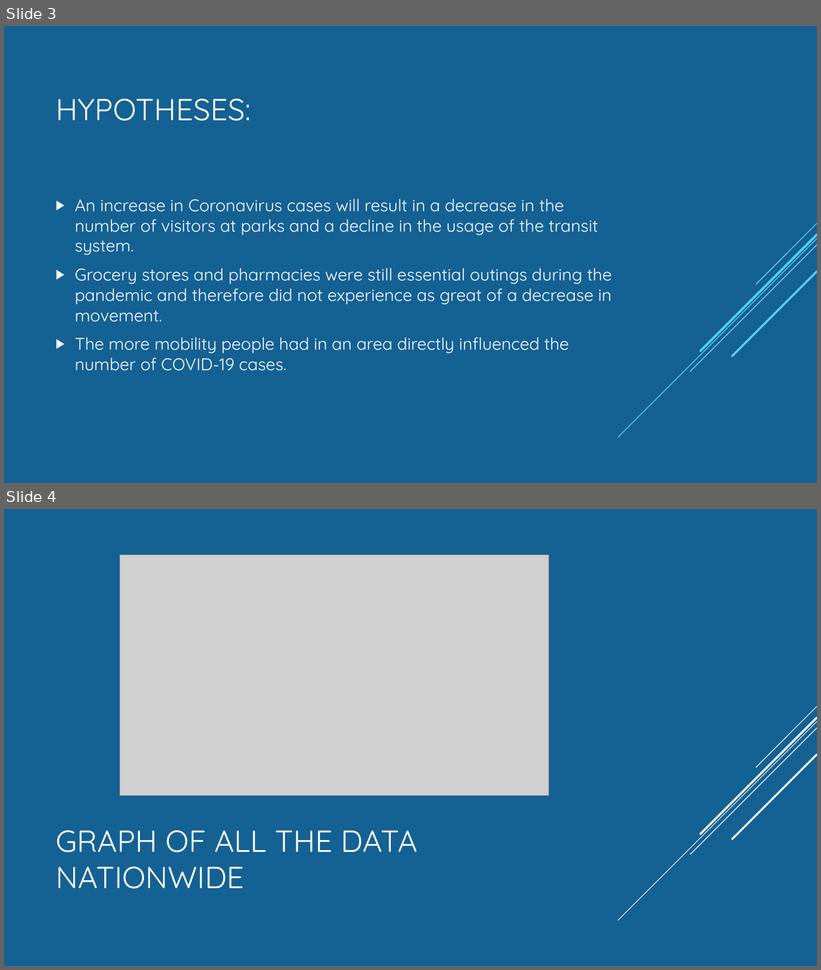
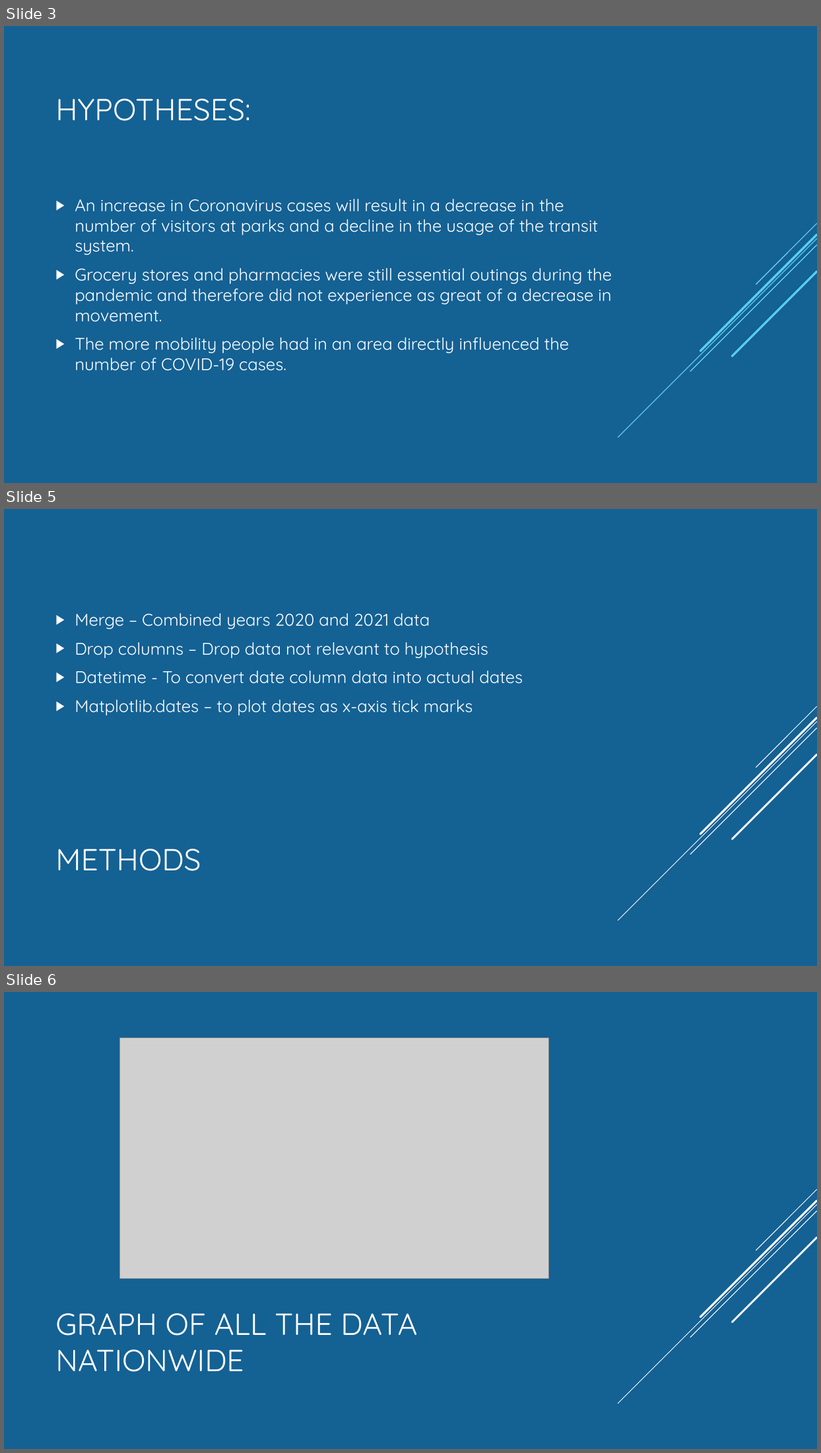
Before and after one commit to Munseaux/Pandemic-Movement, a slide deck: presentation.pptx. Shown one above the other, each under a label of ours: slides 3 and 4 before the commit, slides 3, 5 and 6 after it; the slides between them are not shown. The pictures are 821x970 and 821x1453 pixels, drawn with LibreOffice and Linux fonts; fonts in the diff are those of the drawing; grey boxes stand for pictures. Boxes give left, top, right and bottom in pixels: in the first picture for what was removed or moved away, otherwise in the second. Text is boxed around its words. In the diff, an @@ line names an element or a change of style, - is before the commit and + after.

Commit message:
presentation updates

```diff
--- a/presentation.pptx
+++ b/presentation.pptx
@@ slide 5 added at bbox=[4, 509, 817, 966], background #146194; not listed: 5 template elements that a slide beside it also shows @@
@@ text added at bbox=[75, 613, 523, 716], 20 pt, text #FFFFFF @@
+▶ Merge – Combined years 2020 and 2021 data
+▶ Drop columns – Drop data not relevant to hypothesis
+▶ Datetime - To convert date column data into actual dates
+▶ Matplotlib.dates – to plot dates as x-axis tick marks
@@ title added at bbox=[55, 849, 201, 871], 36 pt, text #FFFFFF @@
+METHODS
@@ what was slide 4 is now slide 6 @@
```
Also in this commit, not shown: 1 other slide added.
